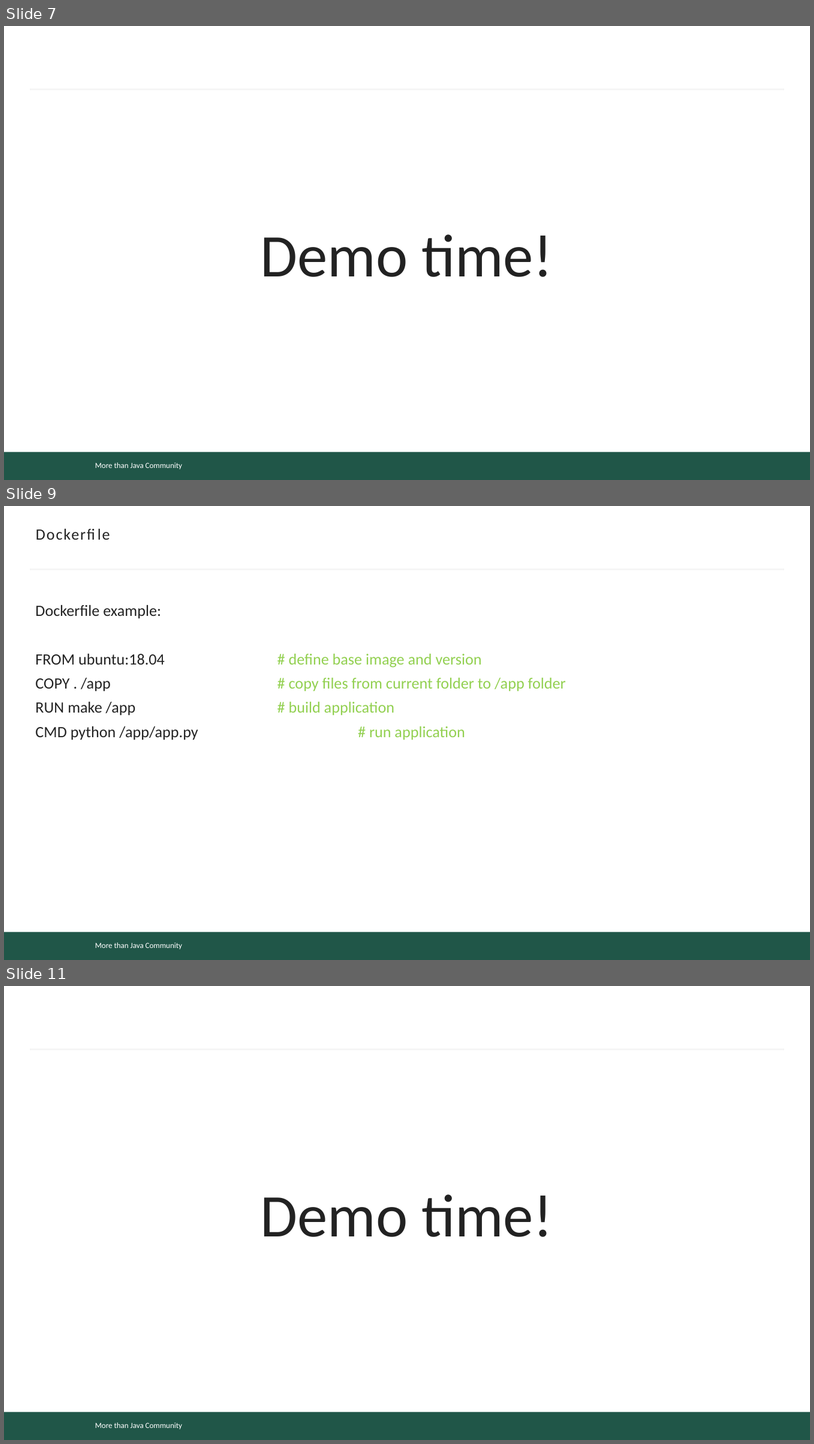
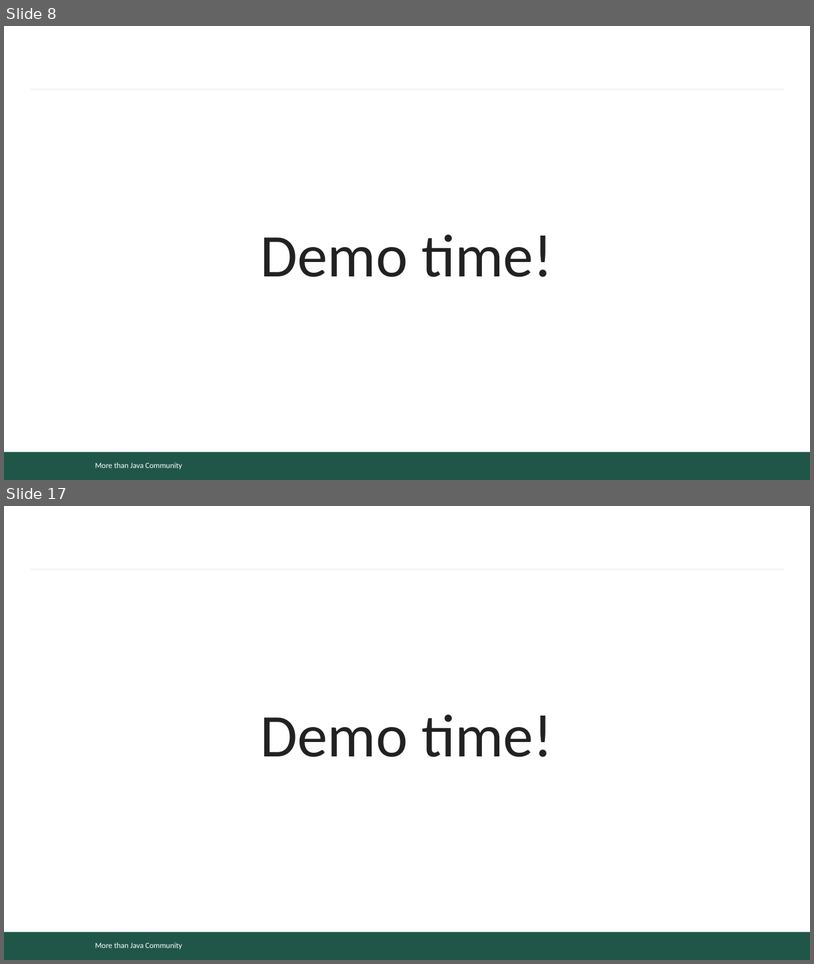
Before and after one commit to mjc-school/MJC-School, a slide deck: stage #4/light-talks/serialization/serialization.pptx. Shown one above the other, each under a label of ours: slides 7, 9 and 11 before the commit, slides 8 and 17 after it; the slides between them are not shown. The pictures are 814x1444 and 814x964 pixels, drawn with LibreOffice and Linux fonts; fonts in the diff are those of the drawing; background and template pictures are left out. Boxes give left, top, right and bottom in pixels: in the first picture for what was removed or moved away, otherwise in the second. Text is boxed around its words. In the diff, an @@ line names an element or a change of style, - is before the commit and + after.

```diff
--- a/stage #4/light-talks/serialization/serialization.pptx
+++ b/stage #4/light-talks/serialization/serialization.pptx
@@ slide 9 removed at (x1=4, y1=506, x2=810, y2=960), background #FFFFFF; not listed: 3 template elements that a slide beside it also shows @@
@@ title removed at (x1=35, y1=605, x2=99, y2=616) @@
-Dockerfile
@@ text removed at (x1=35, y1=605, x2=566, y2=740) @@
-Dockerfile example:
-FROM ubuntu:18.04 # define base image and version
-COPY . /app # copy files from current folder to /app folder
-RUN make /app # build application
-CMD python /app/app.py # run application
@@ what was slide 7 is now slide 8 @@
@@ what was slide 11 is now slide 17 @@
```
Also in this commit, not shown: 19 slides added, 10 other slides removed.
